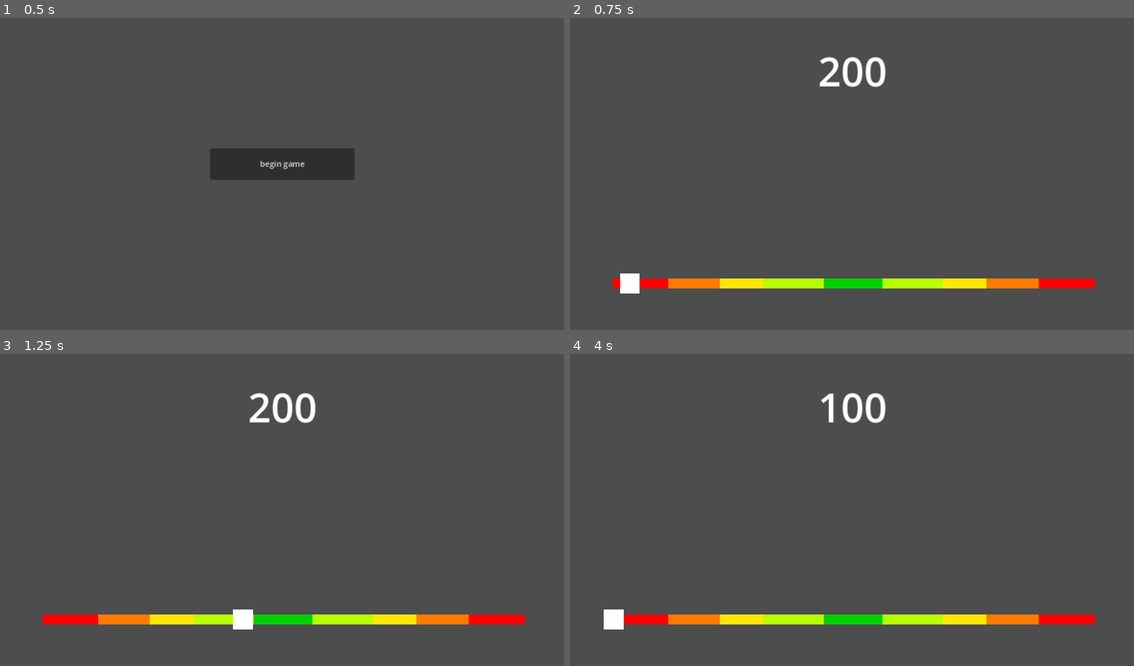
Above: before the commit, frames 1-4 (two rows, left to right).
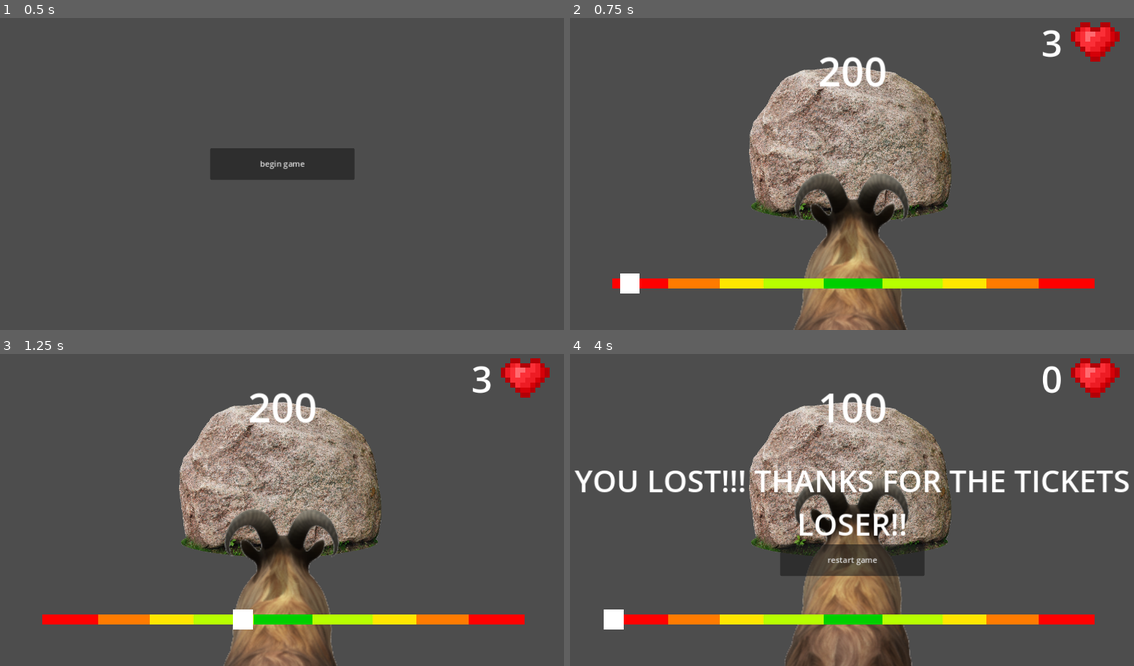
Above: after the commit, the same moments.

Repository: Millikan-Coding-Club/Carnival-Game-2024
Game: Godot game, scene res://scenes/game.tscn
Same seed, same stepped clock (60 frames per second), same inputs: the game is played once before the commit and once after it.
Inputs:
- Up to frame 1 (0.5 s): no input
- Up to frame 2 (0.75 s): click "begin game" at 0.5 s
- Up to frame 3 (1.25 s): no input
- Up to frame 4 (4 s): tap Enter at 1.25 s; hold Space 1.28-2.03 s; tap Space at 2.1, 2.27, 2.57, 3.6, 3.77 s; hold Space 2.78-3.53 s

Frame 1 is identical in both runs. In frame 2, 19% of the frame differs, in the area x 31-98%, y 1-100%; in frame 3, 19%; in frame 4, 23%, in the area x 0-100%, y 1-100%.

Commit message:
health + placeholder sprites

Diff:
--- /dev/null
+++ b/carnival-game-2024/scenes/SIGMAOMEGASCRIPT.gd
@@ -0,0 +1,14 @@
+extends Node2D
+
+@onready var heart = $Heart
+@onready var rock = $rock
+@onready var ram = $ram
+
+func _ready():
+	rock.hide()
+	ram.hide()
+	heart.hide()
+
+
+func _on_bar_died():
+	pass
--- a/carnival-game-2024/scenes/bar.tscn
+++ b/carnival-game-2024/scenes/bar.tscn
@@ -1,6 +1,21 @@
 [gd_scene load_steps=5 format=3 uid="uid://rb8umd20fs5n"]
 
 [ext_resource type="Script" path="res://scripts/bar.gd" id="1_um2du"]
+
+[sub_resource type="Animation" id="Animation_j8pk8"]
+length = 0.001
+tracks/0/type = "value"
+tracks/0/imported = false
+tracks/0/enabled = true
+tracks/0/path = NodePath("box:position")
+tracks/0/interp = 1
+tracks/0/loop_wrap = true
+tracks/0/keys = {
+"times": PackedFloat32Array(0),
+"transitions": PackedFloat32Array(1),
+"update": 0,
+"values": [Vector2(76, 534)]
+}
 
 [sub_resource type="Animation" id="Animation_vxhpv"]
 resource_name = "bar"
@@ -18,21 +33,6 @@
 "transitions": PackedFloat32Array(1, 1),
 "update": 0,
 "values": [Vector2(76, 534), Vector2(1037, 534)]
-}
-
-[sub_resource type="Animation" id="Animation_j8pk8"]
-length = 0.001
-tracks/0/type = "value"
-tracks/0/imported = false
-tracks/0/enabled = true
-tracks/0/path = NodePath("box:position")
-tracks/0/interp = 1
-tracks/0/loop_wrap = true
-tracks/0/keys = {
-"times": PackedFloat32Array(0),
-"transitions": PackedFloat32Array(1),
-"update": 0,
-"values": [Vector2(76, 534)]
 }
 
 [sub_resource type="AnimationLibrary" id="AnimationLibrary_c26l0"]
--- a/carnival-game-2024/scenes/game.tscn
+++ b/carnival-game-2024/scenes/game.tscn
@@ -1,9 +1,82 @@
-[gd_scene load_steps=3 format=3 uid="uid://b48pudkrmh6xu"]
+[gd_scene load_steps=11 format=3 uid="uid://b48pudkrmh6xu"]
 
 [ext_resource type="PackedScene" uid="uid://rb8umd20fs5n" path="res://scenes/bar.tscn" id="1_71850"]
+[ext_resource type="Script" path="res://scenes/SIGMAOMEGASCRIPT.gd" id="1_lg64t"]
 [ext_resource type="PackedScene" uid="uid://djs7dyphqh4br" path="res://scenes/ui.tscn" id="2_0c5ve"]
+[ext_resource type="Texture2D" uid="uid://br27e42eddwg1" path="res://sprites/bigrock.png" id="2_rlstg"]
+[ext_resource type="Texture2D" uid="uid://wpvgh5q3o2dx" path="res://sprites/ramplaceholder.png" id="4_ffiev"]
+[ext_resource type="Texture2D" uid="uid://ciu2kgwffal7b" path="res://sprites/heart.png" id="6_0q6hn"]
+
+[sub_resource type="LabelSettings" id="LabelSettings_gtu2c"]
+font_size = 96
+
+[sub_resource type="Animation" id="Animation_frytx"]
+resource_name = "charge"
+length = 0.5
+step = 0.1
+tracks/0/type = "value"
+tracks/0/imported = false
+tracks/0/enabled = true
+tracks/0/path = NodePath(".:position")
+tracks/0/interp = 2
+tracks/0/loop_wrap = true
+tracks/0/keys = {
+"times": PackedFloat32Array(0, 0.2, 0.5),
+"transitions": PackedFloat32Array(1, 1, 1),
+"update": 0,
+"values": [Vector2(1, 123), Vector2(1, 61), Vector2(1, 123)]
+}
+
+[sub_resource type="Animation" id="Animation_rl7al"]
+length = 0.001
+tracks/0/type = "value"
+tracks/0/imported = false
+tracks/0/enabled = true
+tracks/0/path = NodePath(".:position")
+tracks/0/interp = 1
+tracks/0/loop_wrap = true
+tracks/0/keys = {
+"times": PackedFloat32Array(0),
+"transitions": PackedFloat32Array(1),
+"update": 0,
+"values": [Vector2(1, 123)]
+}
+
+[sub_resource type="AnimationLibrary" id="AnimationLibrary_1n2bg"]
+_data = {
+"RESET": SubResource("Animation_rl7al"),
+"charge": SubResource("Animation_frytx")
+}
 
 [node name="game" type="Node2D"]
+script = ExtResource("1_lg64t")
+
+[node name="Heart" type="Sprite2D" parent="."]
+texture_filter = 1
+position = Vector2(488, -256)
+scale = Vector2(9.89999, 9.89999)
+texture = ExtResource("6_0q6hn")
+
+[node name="LivesLabel" type="Label" parent="Heart"]
+texture_filter = 2
+offset_left = -106.0
+offset_top = -5.0
+offset_right = 1172.0
+offset_bottom = 127.0
+scale = Vector2(0.0777332, 0.0777332)
+text = "3"
+label_settings = SubResource("LabelSettings_gtu2c")
+horizontal_alignment = 2
+
+[node name="rock" type="Sprite2D" parent="."]
+position = Vector2(-4, -59)
+scale = Vector2(0.725673, 0.725673)
+texture = ExtResource("2_rlstg")
+
+[node name="ram" type="Sprite2D" parent="."]
+position = Vector2(1, 123)
+scale = Vector2(1.98889, 1.98889)
+texture = ExtResource("4_ffiev")
 
 [node name="Camera" type="Camera2D" parent="."]
 
@@ -27,4 +100,12 @@
 anchor_bottom = 0.5
 metadata/_edit_use_anchors_ = true
 
+[node name="Animations" type="AnimationPlayer" parent="."]
+root_node = NodePath("../ram")
+libraries = {
+"": SubResource("AnimationLibrary_1n2bg")
+}
+
+[connection signal="died" from="bar" to="." method="_on_bar_died"]
+[connection signal="died" from="bar" to="UI" method="_on_bar_died"]
 [connection signal="start" from="UI" to="bar" method="_on_ui_start"]
--- a/carnival-game-2024/scenes/ui.tscn
+++ b/carnival-game-2024/scenes/ui.tscn
@@ -32,6 +32,22 @@
 grow_vertical = 2
 text = "begin game"
 
+[node name="RestartButton" type="Button" parent="."]
+visible = false
+layout_mode = 1
+anchors_preset = 8
+anchor_left = 0.5
+anchor_top = 0.5
+anchor_right = 0.5
+anchor_bottom = 0.5
+offset_left = -145.0
+offset_top = 79.0
+offset_right = 145.0
+offset_bottom = 143.0
+grow_horizontal = 2
+grow_vertical = 2
+text = "restart game"
+
 [node name="HealthLabel" type="Label" parent="."]
 layout_mode = 1
 anchors_preset = 8
@@ -58,9 +74,9 @@
 anchor_top = 0.5
 anchor_right = 0.5
 anchor_bottom = 0.5
-offset_left = -23.0
+offset_left = -567.0
 offset_top = -60.0
-offset_right = 23.0
+offset_right = 567.0
 offset_bottom = 51.0
 grow_horizontal = 2
 grow_vertical = 2
@@ -68,5 +84,7 @@
 label_settings = SubResource("LabelSettings_31nwi")
 horizontal_alignment = 1
 vertical_alignment = 1
+autowrap_mode = 3
 
 [connection signal="pressed" from="BeginButton" to="." method="_on_begin_button_pressed"]
+[connection signal="pressed" from="RestartButton" to="." method="_on_restart_button_pressed"]
--- a/carnival-game-2024/scripts/bar.gd
+++ b/carnival-game-2024/scripts/bar.gd
@@ -1,8 +1,11 @@
 extends Control
+
+signal died
 
 @onready var animation = $AnimationPlayer
 @onready var box = $box
 @onready var ui = $"../UI"
+@onready var game_anim = $"../Animations"
 
 func _ready():
 	hide()
@@ -14,31 +17,36 @@
 func _unhandled_key_input(event):
 	if Input.is_key_pressed(KEY_SPACE) && delay == false:
 		delay = true
+		game_anim.play("charge")
 		animation.pause()
+		ui.lives -= 1
+
 		var pos = animation.current_animation_position
 		# if statement monstrosity that checks the position of the box
 		if pos < 0.3046 or pos > 1.2: #red
-			ui.health -= 0
+			ui.rock_health -= 0
 		elif pos < 0.44 or pos > 1.0662: #orange
-			ui.health -= 10
+			ui.rock_health -= 10
 		elif pos < 0.55 or pos > 0.9373: #yellow
-			ui.health -= 25
+			ui.rock_health -= 25
 		elif pos < 0.6796 or pos > 0.8084: #lime
-			ui.health -= 50
+			ui.rock_health -= 50
 		elif pos < 0.8084 and pos > 0.6796: #green
-			ui.health -= 100
+			ui.rock_health -= 100
 		else:
 			print('wtf')
 
-		if ui.health > 0:
+		if ui.rock_health > 0 && ui.lives > 0:
 			await get_tree().create_timer(1.2).timeout
 			delay = false
 			animation.stop()
 			animation.play("bar")
-		else:
-			ui.health = 0
+		elif ui.rock_health <= 0:
+			ui.rock_health = 0
 			ui.next_level()
 			await get_tree().create_timer(2).timeout
 			delay = false
 			animation.stop()
 			animation.play("bar")
+		else:
+			died.emit()
--- a/carnival-game-2024/scripts/ui.gd
+++ b/carnival-game-2024/scripts/ui.gd
@@ -3,34 +3,66 @@
 signal start
 
 @onready var bar = $"../bar"
-@onready var health_label = $HealthLabel
+@onready var rock_health_label = $HealthLabel
 @onready var begin_button = $BeginButton
+@onready var restart_button = $RestartButton
 @onready var middle_text = $MiddleText
+@onready var rock = $"../rock"
+@onready var ram = $"../ram"
+@onready var heart = $"../Heart"
 
-var health = 0:
+var rock_health = 0:
 	set(e):
-		health = e
-		health_label.text = str(e)
+		rock_health = e
+		rock_health_label.text = str(e)
+var lives = 0:
+	set(e):
+		lives = e
+		$"../Heart/LivesLabel".text = str(e)
 var level = 0
 
 func _ready():
-	health_label.hide()
+	rock_health_label.hide()
 
 func _on_begin_button_pressed():
+	new_game()
+
+func new_game():
+	heart.show()
+	ram.show()
+	rock.show()
 	bar.show()
-	health_label.show()
+	rock_health_label.show()
 	begin_button.hide()
 	start.emit()
-	health = 200
+	bar.delay = false
+	rock_health = 200
+	lives = 3
 	level += 1
 
 func next_level():
+	rock.hide()
 	middle_text.show()
 	await get_tree().create_timer(2).timeout
+	rock.show()
 	middle_text.hide()
 	level += 1
 	match level:
 		2:
-			health = 300
+			rock_health = 300
+			lives = 4
 		3:
-			health = 400
+			rock_health = 450
+			lives = 5
+		4:
+			rock_health = 600
+			lives = 6
+
+
+func _on_bar_died():
+	middle_text.text = 'YOU LOST!!! THANKS FOR THE TICKETS LOSER!!'
+	middle_text.show()
+	restart_button.show()
+
+func _on_restart_button_pressed():
+	get_tree().reload_current_scene()
Binary file added: carnival-game-2024/sprites/bigrock.png
Not shown, added: carnival-game-2024/sprites/bigrock.png.import
Binary file added: carnival-game-2024/sprites/heart.png
Not shown, added: carnival-game-2024/sprites/heart.png.import
Binary file added: carnival-game-2024/sprites/ramplaceholder.png
Not shown, added: carnival-game-2024/sprites/ramplaceholder.png.import
